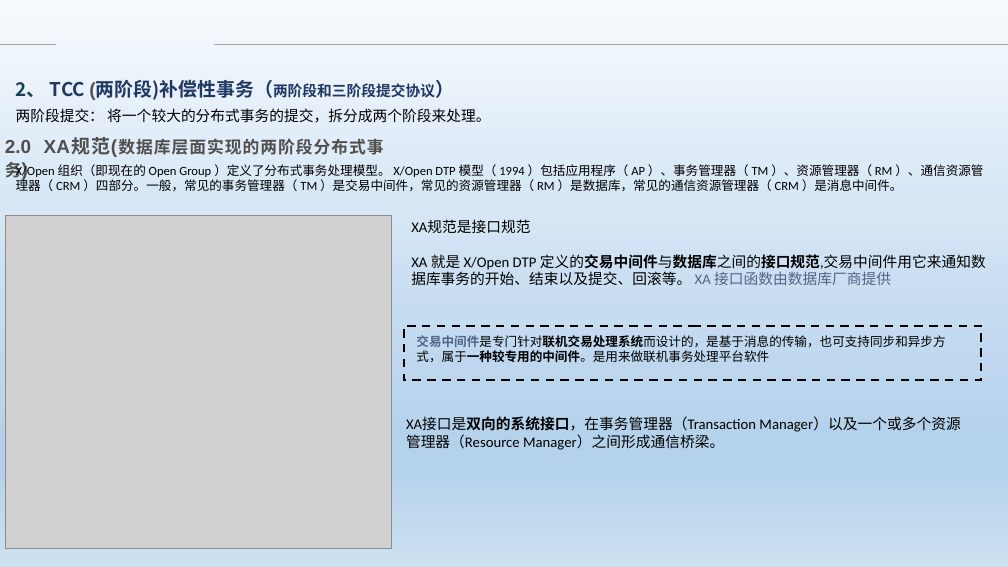
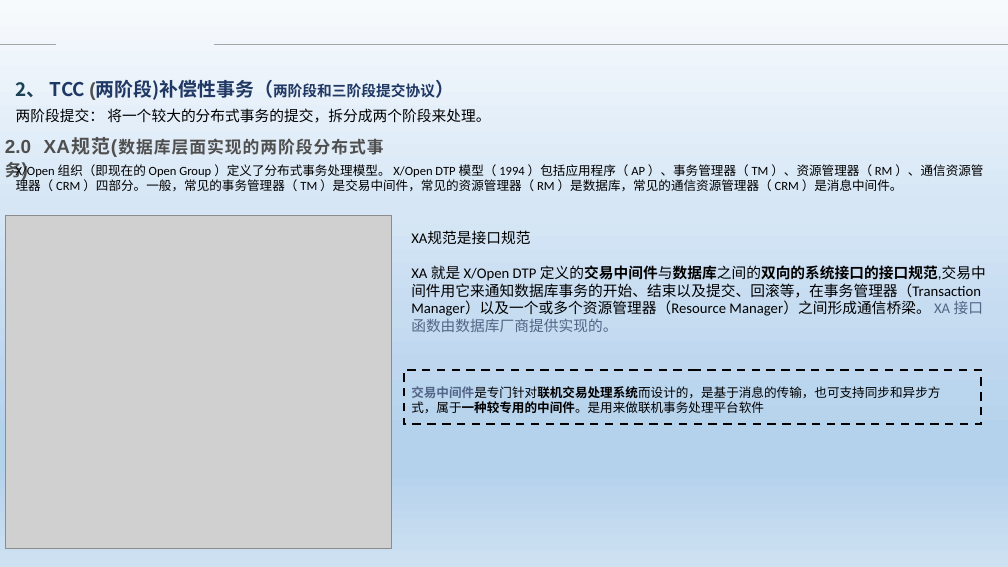
Before and after one commit to Heffie199/zhao_Note, a slide deck: slide 13 of 分布式事务的解决方案 .pptx. Drawn at 1008x567 pixels with LibreOffice and Linux fonts; fonts in the diff are those of the drawing; grey boxes stand for pictures; background and template pictures are left out. Boxes give left, top, right and bottom in pixels: in the first picture for what was removed or moved away, otherwise in the second. Text is boxed around its words. In the diff, an @@ line names an element or a change of style, - is before the commit and + after.

```diff
--- a/分布式事务的解决方案 .pptx
+++ b/分布式事务的解决方案 .pptx
@@ text "XA规范是接口规范": place and size @@
-text "XA规范是接口规范" at box(411, 219, 986, 286)
+text "XA规范是接口规范" at box(411, 230, 986, 332)
@@ text at box(411, 265, 986, 332): text changed @@
-XA 就是 X/Open DTP 定义的交易中间件与数据库之间的接口规范,交易中间件用它来通知数据库事务的开始、结束以及提交、回滚等。 XA 接口函数由数据库厂商提供
+XA 就是 X/Open DTP 定义的交易中间件与数据库之间的双向的系统接口的接口规范,交易中间件用它来通知数据库事务的开始、结束以及提交、回滚等，在事务管理器（Transaction Manager）以及一个或多个资源管理器（Resource Manager）之间形成通信桥梁。 XA 接口函数由数据库厂商提供实现的。
@@ text "交易中间件是专门针对联机交易处理系统而设计的，是基于消息的传输，也可支持同步和异步方式，属于一种较专用的中间件。是用来做 ...": place and size @@
-text "交易中间件是专门针对联机交易处理系统而设计的，是基于消息的传输，也可支持同步和异步方式，属于一种较专用的中间件。是用来做 ..." at box(416, 335, 945, 362)
+text "交易中间件是专门针对联机交易处理系统而设计的，是基于消息的传输，也可支持同步和异步方式，属于一种较专用的中间件。是用来做 ..." at box(411, 386, 940, 413)
@@ rectangle: place and size @@
-rectangle at box(404, 327, 982, 380)
+rectangle at box(404, 371, 982, 424)
@@ text removed at box(406, 417, 960, 450) @@
-XA接口是双向的系统接口，在事务管理器（Transaction Manager）以及一个或多个资源管理器（Resource Manager）之间形成通信桥梁。
```
Also in this commit, not shown: 11 other slides changed, 2 other files.
